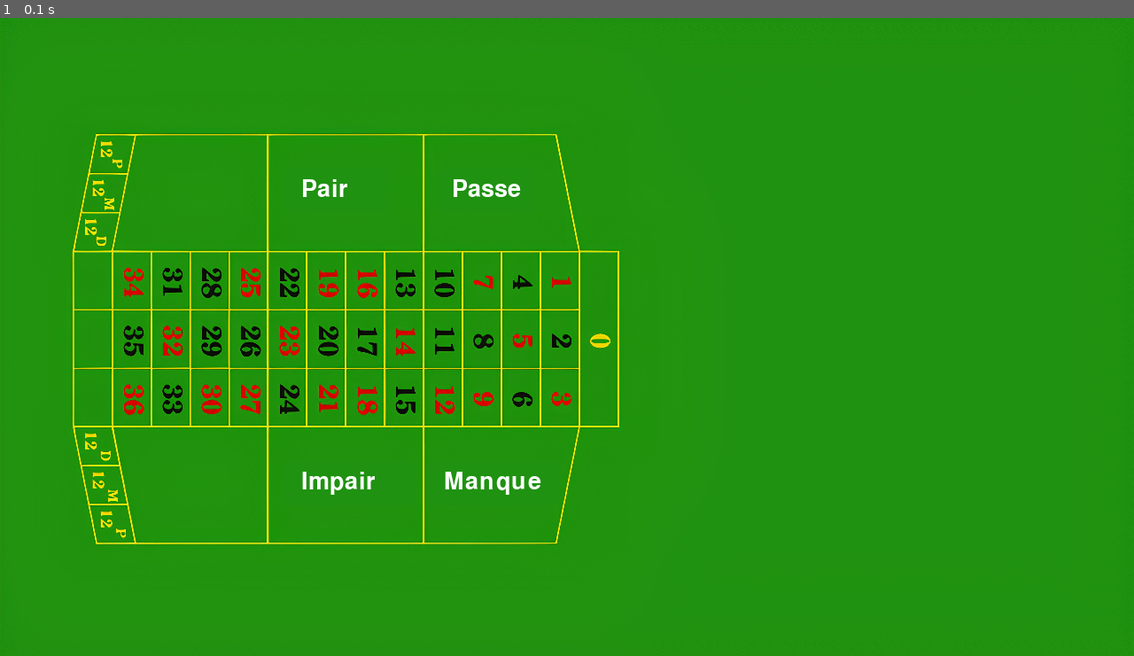
Above: before the commit, frame 1.
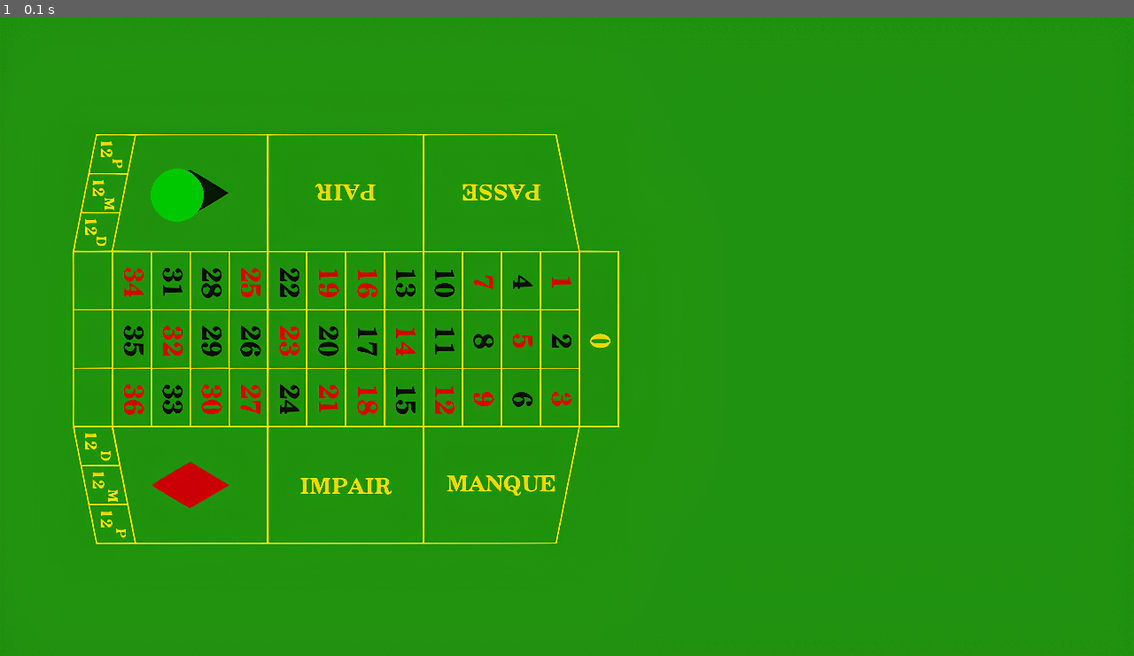
Above: after the commit, the same moment.

Repository: nelledge/roulette
Game: pygame game, started from main_visuel.py
Two runs of this game, one before a commit and one after it. Both use one fixed random seed, a clock stepped at 60 frames per second and the inputs below.
Inputs:
- Up to frame 1 (0.1 s): no input

The runs differ from the first frame. In frame 1, 1.3% of the frame differs, in the area x 13-49%, y 23-77%.

Commit message:
some rearanging of stuff and starting to find a direktion

Diff:
--- a/buttonpygametest.py
+++ /dev/null
@@ -1,34 +0,0 @@
-import pygame
-pygame.init()
-
-screen = pygame.display.set_mode((500, 500))
-center = (250, 250)
-size = 80
-
-# Diamond shape
-points = [
-    (center[0], center[1] - size),
-    (center[0] + size, center[1]),
-    (center[0], center[1] + size),
-    (center[0] - size, center[1])
-]
-
-running = True
-while running:
-    screen.fill((0,150,0))
-    mouse = pygame.mouse.get_pos()
-
-    shape = pygame.draw.polygon(screen, (200,0,0), points)
-
-    if shape.collidepoint(mouse):
-        pygame.draw.polygon(screen, (150,0,0), points)
-
-    for e in pygame.event.get():
-        if e.type == pygame.QUIT:
-            running = False
-        if e.type == pygame.MOUSEBUTTONDOWN and shape.collidepoint(mouse):
-            print("Diamond clicked!")
-
-    pygame.display.flip()
-
-pygame.quit()
--- /dev/null
+++ b/funktions.py
@@ -0,0 +1,21 @@
+import pygame
+from main_visuel import *
+
+def draw_rect_with_text(rect, text, mouse_pos):
+    # Hover effect
+    if rect.collidepoint(mouse_pos):
+        color = DARK_GREEN
+    else:
+        color = GREEN_BACKROUND
+
+    pygame.draw.rect(screen, color, rect, border_radius=8)
+
+    label = fonts_outside.render(text, True, WHITE)
+    screen.blit(label, (rect.x + 20, rect.y + 10))
+
+def draw_chips(center, radius, colur):
+    pygame.draw.circle(screen, colur, center, radius)
+    # font_chip = pygame.font.SysFont(None, 36)
+    # text_surface = fonts_outside_chip.render(button_text, True, WHITE)
+    # text_rect = text_surface.get_rect(center=center)
+    # screen.blit(text_surface, text_rect)
--- a/main_visuel.py
+++ b/main_visuel.py
@@ -1,15 +1,18 @@
 import pygame
 import sys
 
+from funktions import *
+
 pygame.init()
-
 screen = pygame.display.set_mode((1, 1))
 
-background = pygame.image.load("pictures/roulette_simple.jpg").convert_alpha()
+# Immages
+background = pygame.image.load("pictures/roulette_simple_text.jpg").convert_alpha()
 background = pygame.transform.scale(background,
                                    (background.get_width()/6,
                                     background.get_height()/6))
 
+# Backround
 img_w = background.get_width()
 img_h = background.get_height()
 screen = pygame.display.set_mode((img_w,  img_h ))
@@ -20,21 +23,16 @@
 DARK_GREEN = (42, 94, 36)
 DARKGRAY = (120, 120, 120)
 GREEN = (0, 200, 0)
+BLUE = (0, 0, 255)
+BLACK = (0, 0, 0)
 
-# Font
-font = pygame.font.SysFont(None, 40)
+# fonts
+fonts_outside = pygame.font.SysFont(None, 40)
 
-def draw_button(rect, text, mouse_pos):
-    # Hover effect
-    if rect.collidepoint(mouse_pos):
-        color = DARK_GREEN
-    else:
-        color = GREEN_BACKROUND
-
-    pygame.draw.rect(screen, color, rect, border_radius=8)
-
-    label = font.render(text, True, WHITE)
-    screen.blit(label, (rect.x + 20, rect.y + 10))
+#Chip Fariablen
+chip_red_cordinents = (200, 200)
+chip_radius = 30
+# button_text = 'Click Me!'
 
 def main():
     running = True
@@ -44,18 +42,20 @@
     impair = pygame.Rect(320, 500, 150, 50)
     pair =  pygame.Rect(320, 170, 120, 50)
 
-
     while running:
         mouse_pos = pygame.mouse.get_pos()
 
         screen.blit(background, (0,0))
 
-        draw_button(manque, "Manque", mouse_pos)
-        draw_button(passe, "Passe", mouse_pos)
-        draw_button(impair, "Impair", mouse_pos)
-        draw_button(pair, "Pair", mouse_pos)
+        #Drawing the objekts
 
+        # draw_rect_with_text(manque, "Manque", mouse_pos)
+        # draw_rect_with_text(passe, "Passe", mouse_pos)
+        # draw_rect_with_text(impair, "Impair", mouse_pos)
+        # draw_rect_with_text(pair, "Pair", mouse_pos)
+        draw_chips( chip_red_cordinents, chip_radius, GREEN)
 
+        #Events
         for event in pygame.event.get():
             if event.type == pygame.QUIT:
                 running = False
@@ -64,6 +64,14 @@
                 if manque.collidepoint(mouse_pos):
                     print("Button 1 clicked!")
 
+                mouse_x, mouse_y = event.pos
+                distance = ((mouse_x - chip_red_cordinents[0]) ** 2 +
+                            (mouse_y - chip_red_cordinents[1]) ** 2) ** 0.5
+
+                if distance <= chip_radius:
+                    print('Button clicked!')
+
+        #Displaying everthing at the end
         pygame.display.flip()
 
     pygame.quit()
--- a/pygametest.py
+++ b/pygametest.py
@@ -1,35 +1,87 @@
+# import pygame
+
+# pygame.init()
+
+# screen = pygame.display.set_mode((640, 640))
+
+# mario_img = pygame.image.load("pictures/mario.png").convert_alpha() #convert_ala gets ride of backround
+# mario_img = pygame.transform.scale(mario_img,
+#                                    (mario_img.get_width()/4,
+#                                    mario_img.get_height()/4))
+
+# running = True
+
+# x = 0
+# clock = pygame.time.Clock()
+
+# delta_time = 0.1
+
+# while running:
+#     screen.fill((0,255,0))
+
+#     screen.blit(mario_img,(x, 30))
+#     screen.blit(mario_img, (x, 200))
+
+#     x += 50 * delta_time
+
+#     for event in pygame.event.get():
+#         if event.type == pygame.QUIT:
+#             running = False
+
+#     pygame.display.flip()
+
+#     clock.tick(60)
+
+# pygame.quit()
+
+
 import pygame
+import sys
 
+# Initialize Pygame
 pygame.init()
 
-screen = pygame.display.set_mode((640, 640))
+# Set up the display
+width, height = 800, 600
+screen = pygame.display.set_mode((width, height))
+pygame.display.set_caption('Circular Button Click Example')
 
-mario_img = pygame.image.load("pictures/mario.png").convert_alpha() #convert_ala gets ride of backround
-mario_img = pygame.transform.scale(mario_img,
-                                   (mario_img.get_width()/4,
-                                   mario_img.get_height()/4))
+# Define colors
+WHITE = (255, 255, 255)
+BLUE = (0, 0, 255)
+BLACK = (0, 0, 0)
 
-running = True
+# Circular button properties
+button_center = (400, 300)  # Center of the button
+button_radius = 50           # Radius of the button
+button_text = 'Click Me!'
 
-x = 0
-clock = pygame.time.Clock()
+# Function to draw the circular button
+def draw_button():
+    pygame.draw.circle(screen, BLUE, button_center, button_radius)
+    font = pygame.font.Font(None, 36)
+    text_surface = font.render(button_text, True, WHITE)
+    text_rect = text_surface.get_rect(center=button_center)
+    screen.blit(text_surface, text_rect)
 
-delta_time = 0.1
-
-while running:
-    screen.fill((0,255,0))
-
-    screen.blit(mario_img,(x, 30))
-    screen.blit(mario_img, (x, 200))
-
-    x += 50 * delta_time
-
+# Main loop
+while True:
     for event in pygame.event.get():
         if event.type == pygame.QUIT:
-            running = False
+            pygame.quit()
+            sys.exit()
+        elif event.type == pygame.MOUSEBUTTONDOWN:
+            # Check if the mouse click is within the circular button
+            mouse_x, mouse_y = event.pos
+            distance = ((mouse_x - button_center[0]) ** 2 + (mouse_y - button_center[1]) ** 2) ** 0.5
+            if distance <= button_radius:
+                print('Button clicked!')
 
+    # Fill background
+    screen.fill(BLACK)
+
+    # Draw button
+    draw_button()
+
+    # Update display
     pygame.display.flip()
-
-    clock.tick(60)
-
-pygame.quit()
Not shown, removed: dimand_test,py
Binary file removed: pictures/mario.png
Binary file removed: pictures/roulett_transperent.png
Binary file removed: pictures/roulette.jpg
Binary file added: pictures/roulette_simple_text.jpg
Binary file added: pictures/roulette_simple_text2.jpg
